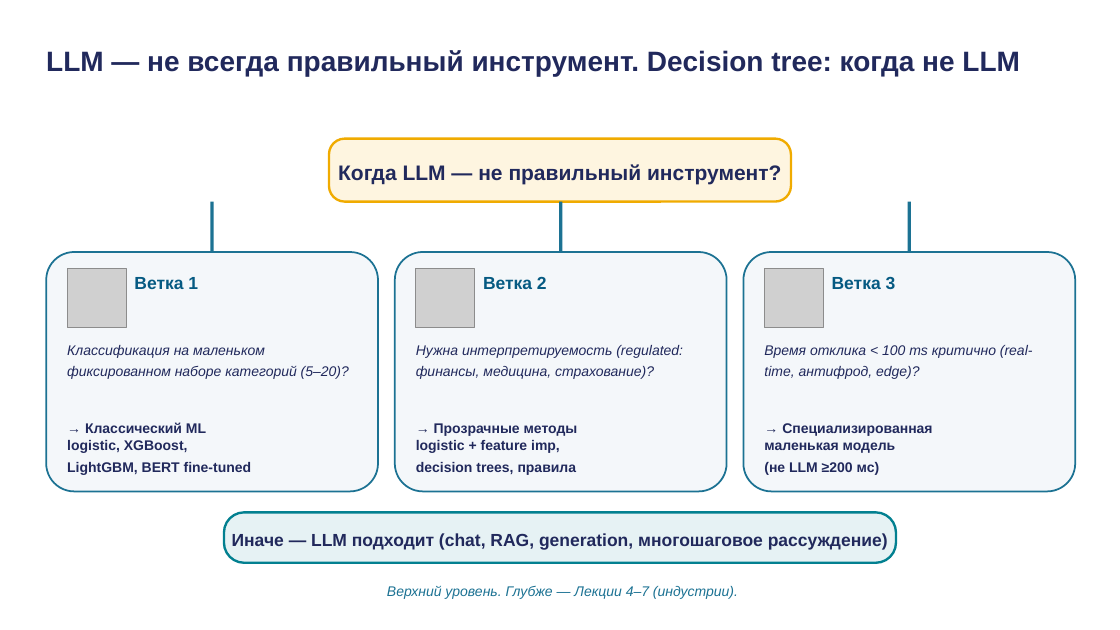
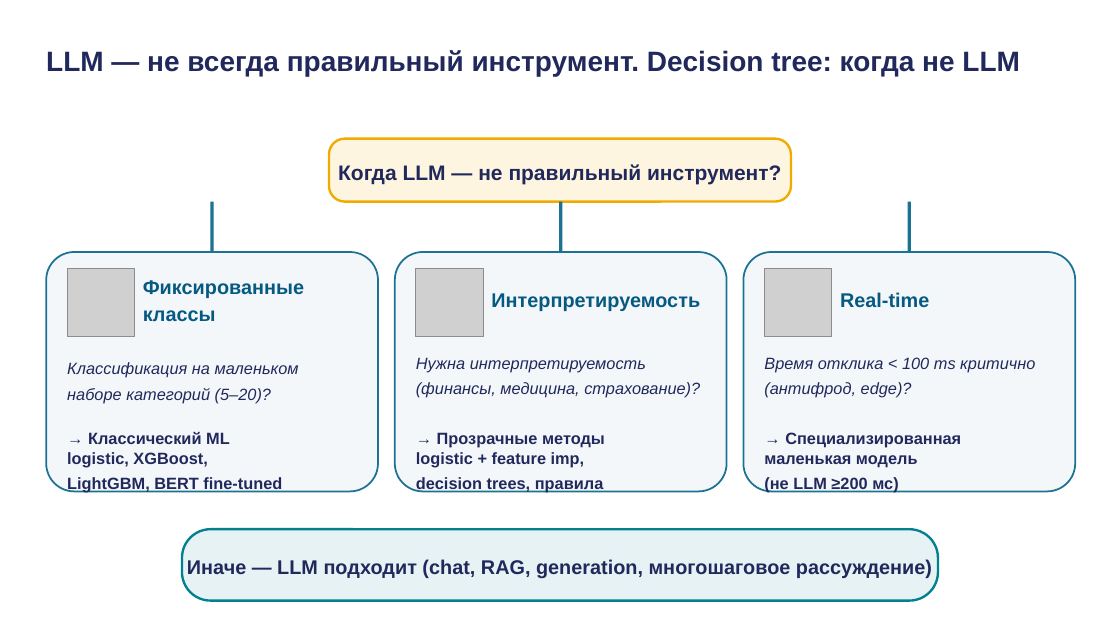
Before and after one commit to tellina-study/AI-usage-lessons, a slide deck: slide 25 of library/lectures/lec-02/rendered/lec-02.pptx. Drawn at 1120x630 pixels with LibreOffice and Linux fonts; fonts in the diff are those of the drawing; grey boxes stand for pictures. Boxes give left, top, right and bottom in pixels: in the first picture for what was removed or moved away, otherwise in the second. Text is boxed around its words. In the diff, an @@ line names an element or a change of style, - is before the commit and + after.

```diff
--- a/library/lectures/lec-02/rendered/lec-02.pptx
+++ b/library/lectures/lec-02/rendered/lec-02.pptx
@@ picture: place and size @@
-picture at (67,269,126,328)
+picture at (67,269,134,336)
@@ picture: place and size @@
-picture at (416,269,475,328)
+picture at (416,269,483,336)
@@ picture: place and size @@
-picture at (765,269,823,328)
+picture at (765,269,832,336)
@@ vertical alignment top to middle in 3 elements at (491,293,700,311), (840,292,929,308), (143,280,304,322) @@
@@ text at (143,280,304,322): text changed; size 15 to 17 pt @@
-Ветка 1
+Фиксированные классы
@@ text at (491,293,700,311): text changed; size 15 to 17 pt @@
-Ветка 2
+Интерпретируемость
@@ text at (840,292,929,308): text changed; size 15 to 17 pt @@
-Ветка 3
+Real-time
@@ text at (416,357,700,398): text changed; size 12 to 14 pt @@
-Нужна интерпретируемость (regulated: финансы, медицина, страхование)?
+Нужна интерпретируемость
+(финансы, медицина, страхование)?
@@ text at (764,357,1035,398): text changed; size 12 to 14 pt @@
-Время отклика < 100 ms критично (real-time, антифрод, edge)?
+Время отклика < 100 ms критично
+(антифрод, edge)?
@@ text at (67,362,299,404): text changed; size 12 to 14 pt @@
-Классификация на маленьком фиксированном наборе категорий (5–20)?
+Классификация на маленьком наборе категорий (5–20)?
@@ 3 texts: place and size @@
-3 texts at (67,422,932,475)
+3 texts at (67,432,961,493)
@@ size 12 to 14 pt in 3 elements at (67,432,282,493), (416,432,605,493), (764,432,961,493) @@
@@ rounded rectangle: place and size @@
-rounded rectangle at (224,513,897,563)
+rounded rectangle at (182,529,939,601)
@@ text "Иначе — LLM подходит (chat, ...": place and size @@
-text "Иначе — LLM подходит (chat, ..." at (232,533,888,550)
+text "Иначе — LLM подходит (chat, ..." at (187,559,932,578)
@@ text "Иначе — LLM подходит (chat, ..." at (187,559,932,578): size 15 to 17 pt @@
@@ text removed at (387,586,738,599) @@
-Верхний уровень. Глубже — Лекции 4–7 (индустрии).
```
Also in this commit, not shown: 16 other slides changed, 9 other files.
